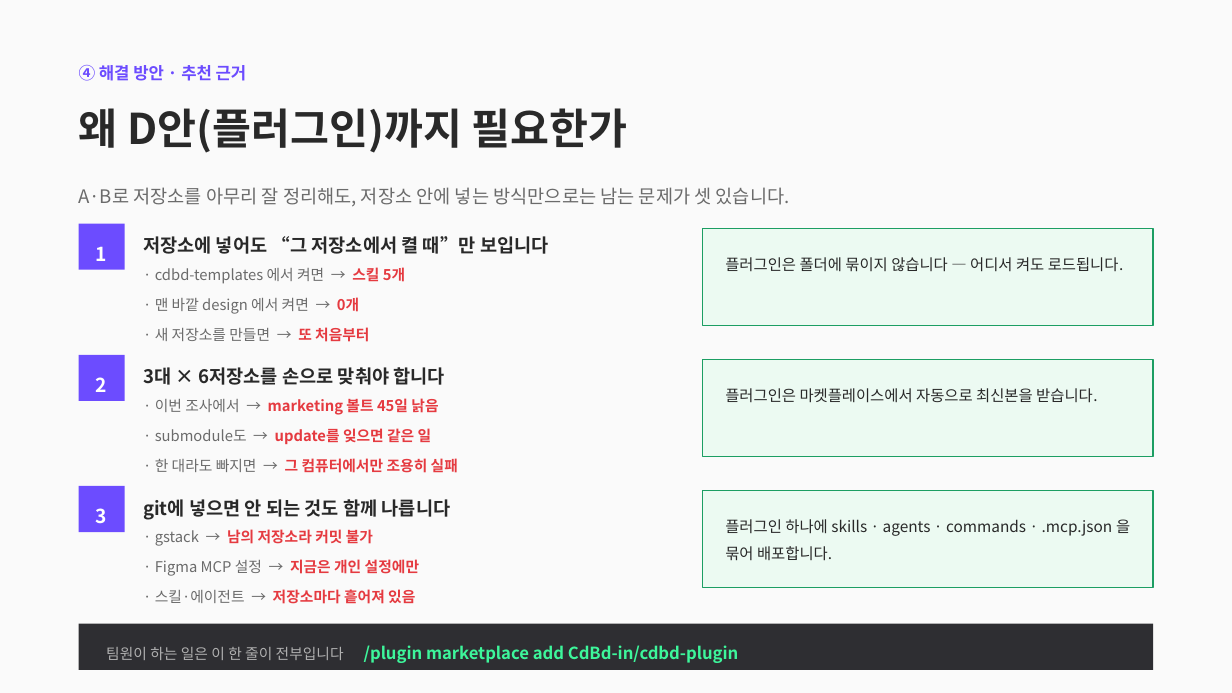
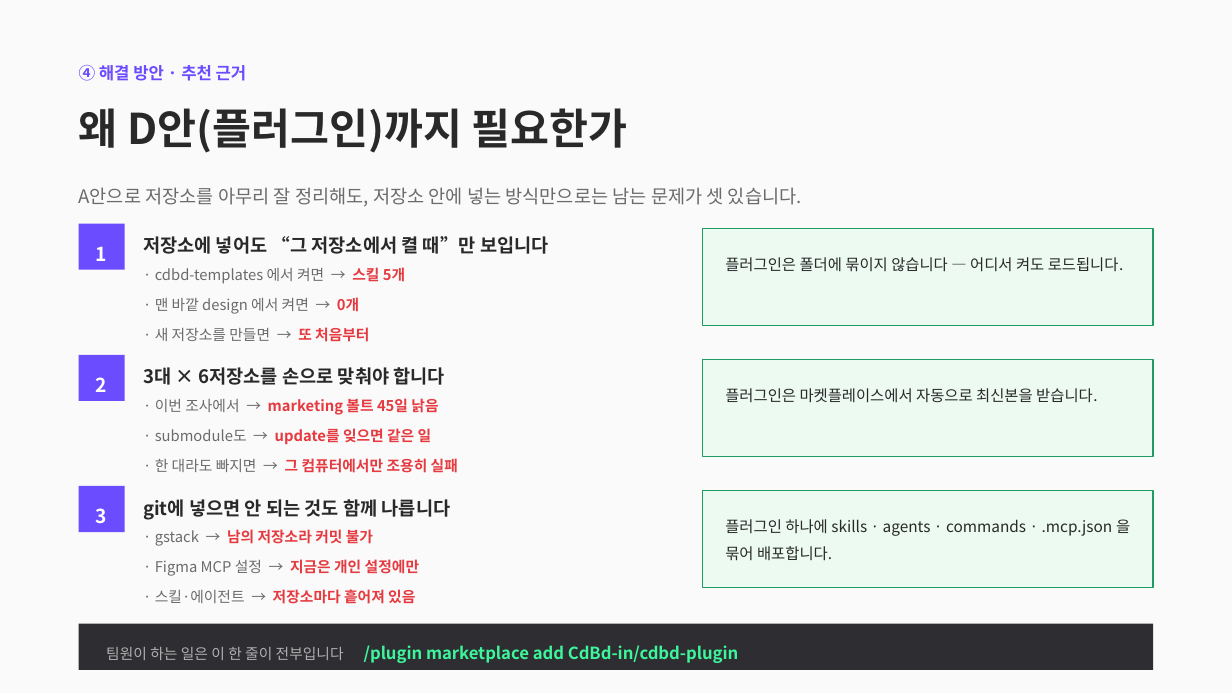
Before and after one commit to CdBd-in/design, a slide deck: slide 18 of CdBd 문서 체계 진단 및 개편 제안.pptx. Drawn at 1232x693 pixels with LibreOffice and Linux fonts; fonts in the diff are those of the drawing. Boxes give left, top, right and bottom in pixels: in the first picture for what was removed or moved away, otherwise in the second. Text is boxed around its words. In the diff, an @@ line names an element or a change of style, - is before the commit and + after.

```diff
--- a/CdBd 문서 체계 진단 및 개편 제안.pptx
+++ b/CdBd 문서 체계 진단 및 개편 제안.pptx
@@ text at [79, 187, 802, 206]: text changed @@
-A·B로 저장소를 아무리 잘 정리해도, 저장소 안에 넣는 방식만으로는 남는 문제가 셋 있습니다.
+A안으로 저장소를 아무리 잘 정리해도, 저장소 안에 넣는 방식만으로는 남는 문제가 셋 있습니다.
```
Also in this commit, not shown: 5 other slides changed, 1 other file.
